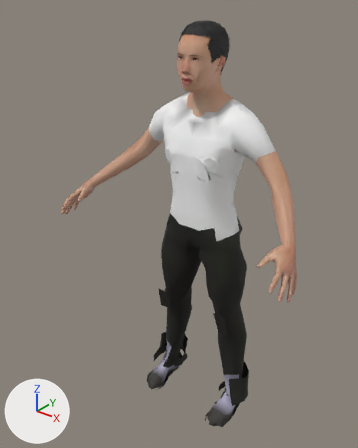
The glTF model priv/models/traveler.mid.glb, before and after one commit.
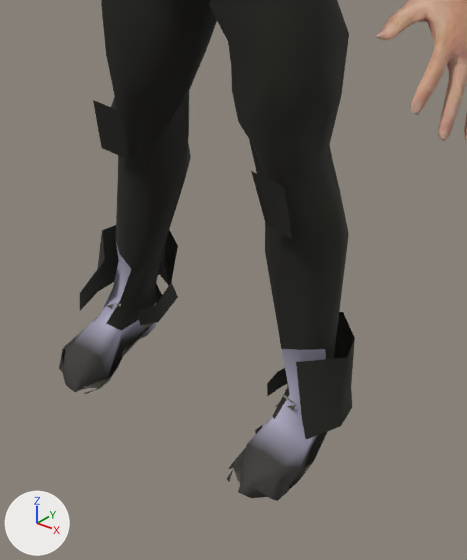
There are two pictures of each version: one whole from a camera (50 mm lens) standing at (1.062, -1.506, 1.759) and looking at (-0.051, -0.114, 0.896), one close up on the part from 35% to 80% of the width and 57% to 100% of the height. The lights are fixed; the arrows at lower left show +X, +Y and +Z. The first two pictures are the older version. Vertices at exactly the same position are counted once.

In view in the first close-up: 'traveler_mesh'.
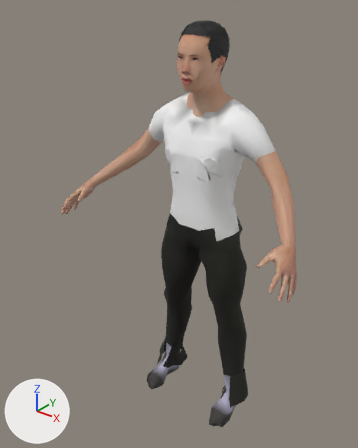
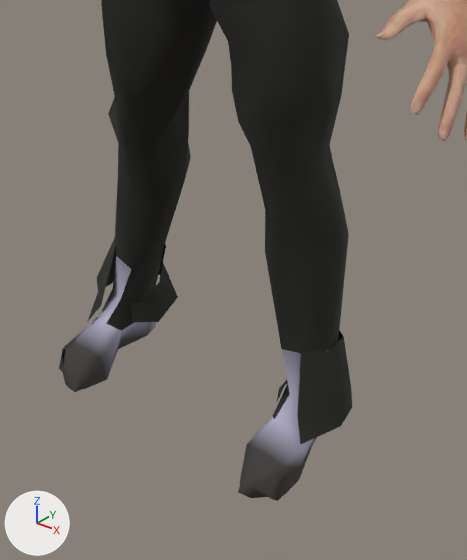
What differs and where, as boxes (x1, y1, x2, y2) in the close-ups (467 x 560 px):
part 1 of me_traveler_mesh, deleted: before (83, 100, 328, 488)
part 2 of me_traveler_mesh, reshaped: before (80, 184, 178, 326); after (87, 182, 178, 323)
part 3 of me_traveler_mesh, reshaped: before (267, 272, 355, 439); after (277, 272, 351, 445)

What changed in the scene script:
```text
Change me_traveler_mesh:
    verts and faces of me_traveler_mesh; kept vertices keep their numbers, new ones are numbered from 2996
    remove me_traveler_mesh.from_pydata(...)  # 2996 vertices, 5064 faces; spans x -0.53..0.53, y -0.35..0.11, z 0.0..1.65
    add me_traveler_mesh.from_pydata(...)  # 2910 vertices, 4988 faces; spans x -0.53..0.53, y -0.35..0.11, z 0.0..1.65
    me_traveler_mesh part 1: 8 loose pieces with 94 vertices, spanning x -0.23..0.24, y -0.18..0.05, z 0.0..0.54, are deleted
    me_traveler_mesh part 2
    add delete_vertices([783, 784])  # with the faces that use them
    add verts[19] = (-0.18, -0.05, 0.19)  # moved, pixel (116, 256)
    add verts[42] = (-0.18, 0.05, 0.18)  # moved
    add verts[191] = (-0.2, -0.07, 0.09)  # moved, pixel (101, 305)
    add verts[192] = (-0.19, -0.05, 0.2)  # moved, pixel (114, 253)
    add verts[193] = (-0.22, 0.0, 0.2)  # moved
    add verts[195] = (-0.22, 0.03, 0.19)  # moved
    add verts[197] = (-0.18, 0.06, 0.19)  # moved
    add verts[198] = (-0.14, 0.04, 0.18)  # moved, pixel (166, 244)
    add verts[199] = (-0.16, 0.04, 0.1)  # moved, pixel (159, 281)
    add verts[208] = (-0.22, -0.09, 0.06)  # moved, pixel (87, 322)
    add verts[202] = (-0.15, -0.02, 0.1)  # moved, pixel (145, 300)
    add verts[203] = (-0.16, -0.04, 0.1)  # moved, pixel (130, 303)
    add verts[204] = (-0.15, -0.05, 0.07)  # moved, pixel (131, 322)
    add verts[2996] = (-0.16, 0.02, 0.06)
    add verts[2997] = (-0.16, 0.02, 0.09)
    add verts[2998] = (-0.16, 0.03, 0.07)
    add verts[2999] = (-0.17, 0.03, 0.1)
    add verts[3000] = (-0.15, 0.01, 0.05)
    add verts[3001] = (-0.16, -0.02, 0.07)
    add faces += [(2996, 2997, 2998), (782, 2998, 2997), (782, 2997, 2999), (2996, 3000, 3001)]  # mat_color_shoes02
    me_traveler_mesh part 3
    add delete_vertices([779, 781])  # with the faces that use them
    add verts[114] = (0.18, -0.05, 0.19)  # moved, pixel (299, 353)
    add verts[137] = (0.18, 0.05, 0.18)  # moved
    add verts[214] = (0.22, 0.0, 0.2)  # moved, pixel (333, 345)
    add verts[215] = (0.19, -0.05, 0.2)  # moved, pixel (301, 352)
    add verts[216] = (0.2, -0.07, 0.09)  # moved, pixel (297, 415)
    add verts[218] = (0.22, 0.03, 0.19)  # moved, pixel (343, 336)
    add verts[220] = (0.18, 0.06, 0.19)  # moved
    add verts[221] = (0.14, 0.04, 0.18)  # moved
    add verts[222] = (0.16, 0.04, 0.1)  # moved
    add verts[230] = (0.22, -0.09, 0.06)  # moved, pixel (300, 444)
    add verts[225] = (0.15, -0.02, 0.1)  # moved, pixel (287, 378)
    add verts[227] = (0.15, -0.05, 0.07)  # moved, pixel (276, 403)
    add verts[228] = (0.16, -0.04, 0.1)  # moved
    add verts[3002] = (0.16, 0.02, 0.09)
    add verts[3003] = (0.16, 0.01, 0.09)
    add verts[3004] = (0.16, 0.03, 0.07)
    add verts[3005] = (0.17, 0.03, 0.1)
    add verts[3006] = (0.16, 0.0, 0.08)
    add verts[3007] = (0.15, 0.01, 0.05)
    add faces += [(3002, 3003, 3004), (780, 3002, 3004), (780, 3005, 3002), (3003, 3006, 3007)]  # mat_color_shoes02
    other edits to the shape of me_traveler_mesh do not show in these pictures
```
